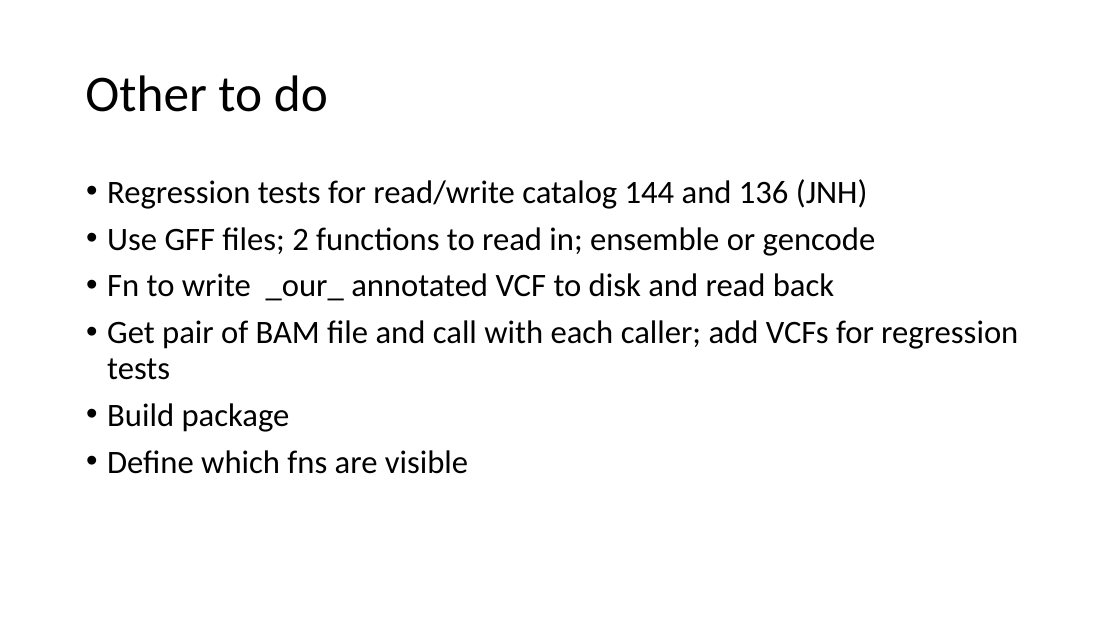
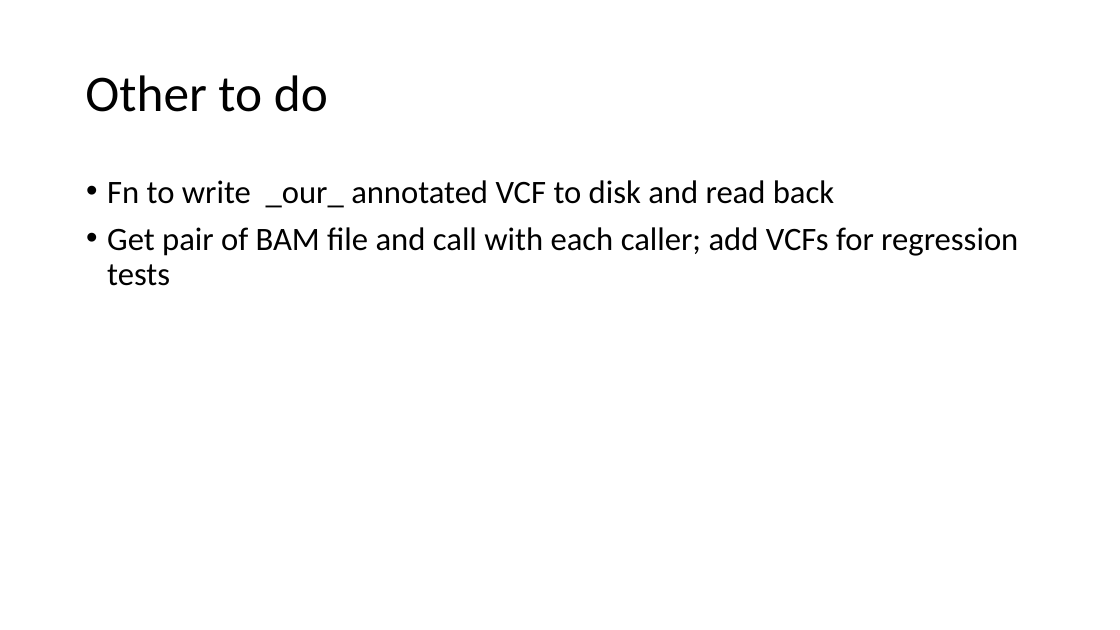
Before and after one commit to steverozen/ICAMS, a slide deck: slide 2 of data-raw/package_functionalities.pptx. Drawn at 1120x630 pixels with LibreOffice and Linux fonts; fonts in the diff are those of the drawing. Boxes give left, top, right and bottom in pixels: in the first picture for what was removed or moved away, otherwise in the second. Text is boxed around its words. In the diff, an @@ line names an element or a change of style, - is before the commit and + after.

Commit message:
updated slide 2 of the powerpoint

```diff
--- a/data-raw/package_functionalities.pptx
+++ b/data-raw/package_functionalities.pptx
@@ text at [107,179,876,256]: paragraphs removed @@
-• Regression tests for read/write catalog 144 and 136 (JNH)
-• Use GFF files; 2 functions to read in; ensemble or gencode
@@ text at [107,403,468,474]: paragraphs removed @@
-• Build package
-• Define which fns are visible
```
